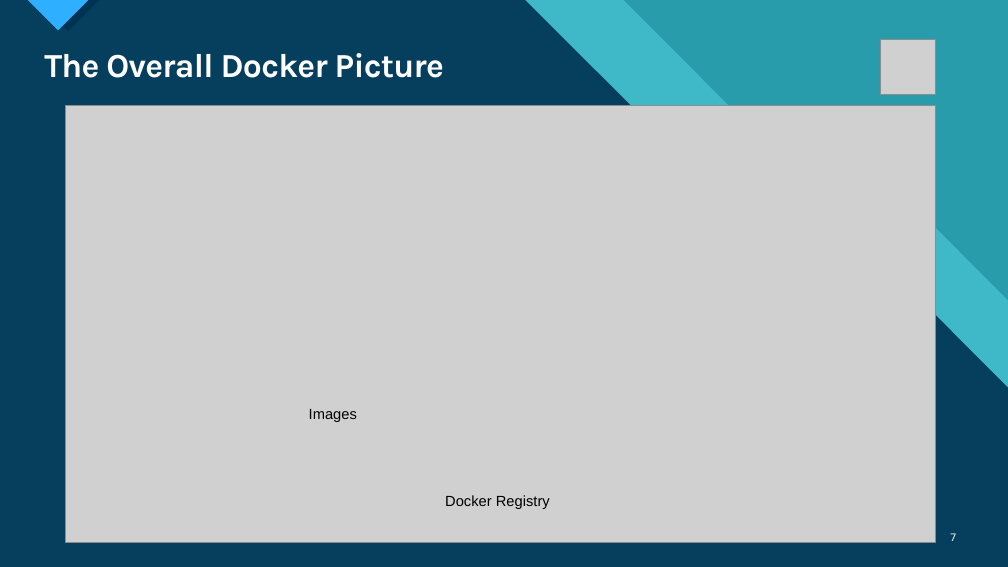
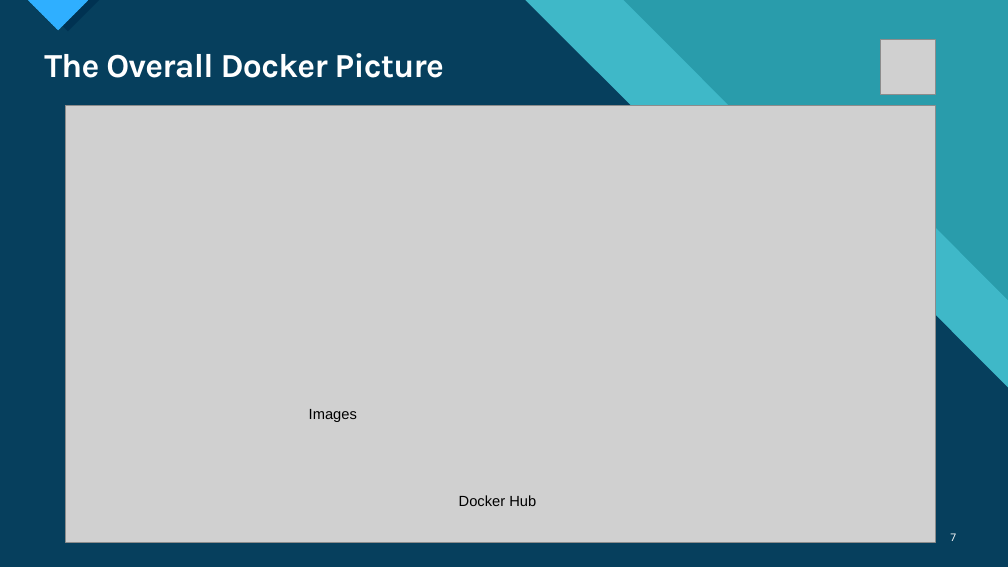
Before and after one commit to Singh-Karandeep/DockerTutorial, a slide deck: slide 7 of Docker for Beginners.pptx. Drawn at 1008x567 pixels with LibreOffice and Linux fonts; fonts in the diff are those of the drawing; grey boxes stand for pictures. Boxes give left, top, right and bottom in pixels: in the first picture for what was removed or moved away, otherwise in the second. Text is boxed around its words. In the diff, an @@ line names an element or a change of style, - is before the commit and + after.

```diff
--- a/Docker for Beginners.pptx
+++ b/Docker for Beginners.pptx
@@ text at [459, 495, 536, 506]: text changed @@
-Docker Registry
+Docker Hub
```
Also in this commit, not shown: 13 other slides changed, 1 slide added.
